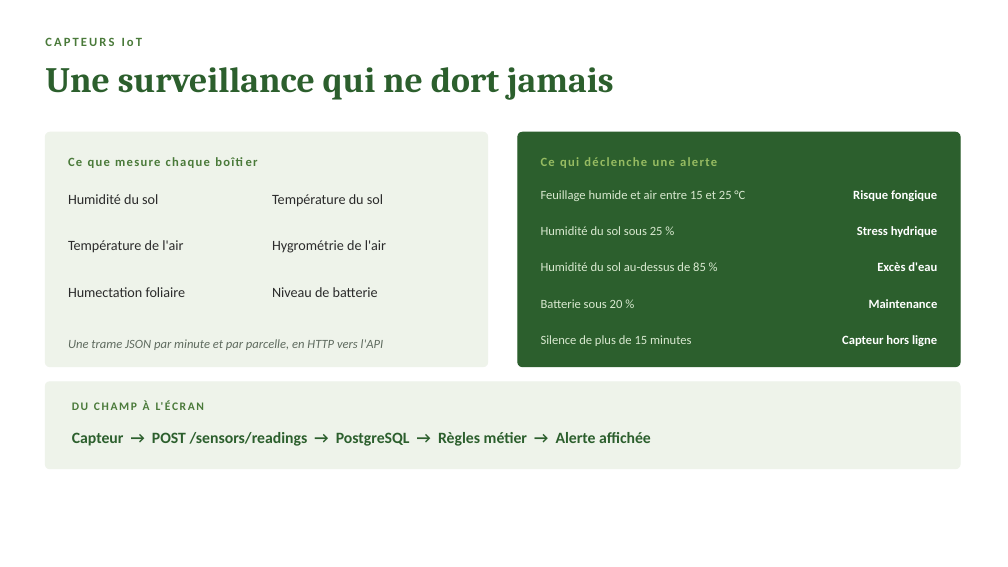
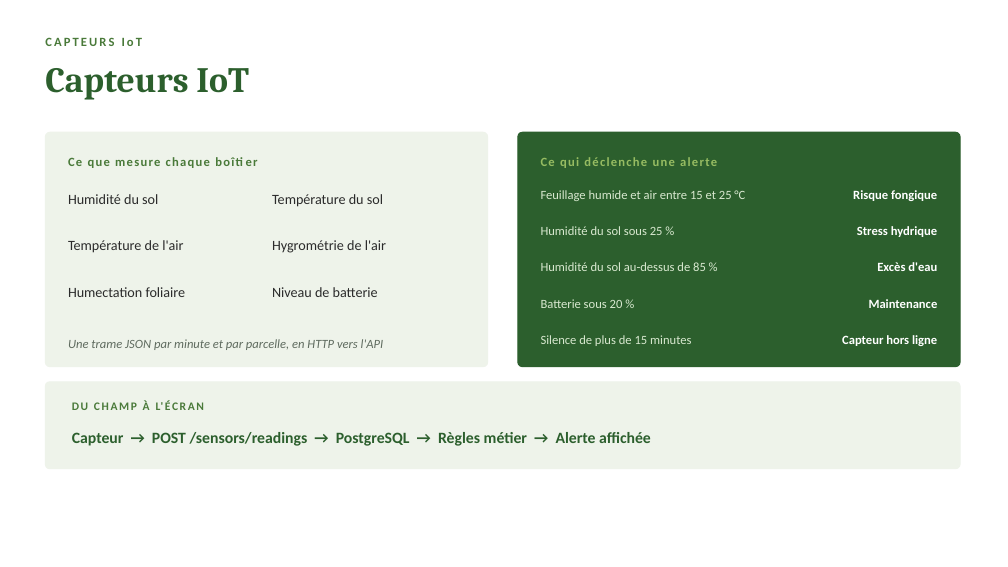
Before and after one commit to Antonito35/diagnositique-plante, a slide deck: slide 7 of SOUTENANCE.pptx. Drawn at 1008x567 pixels with LibreOffice and Linux fonts; fonts in the diff are those of the drawing. Boxes give left, top, right and bottom in pixels: in the first picture for what was removed or moved away, otherwise in the second. Text is boxed around its words. In the diff, an @@ line names an element or a change of style, - is before the commit and + after.

```diff
--- a/SOUTENANCE.pptx
+++ b/SOUTENANCE.pptx
@@ text at (45, 68, 249, 100): text changed @@
-Une surveillance qui ne dort jamais
+Capteurs IoT
```
Also in this commit, not shown: 13 other slides changed, 1 slide added, 2 slides removed.
